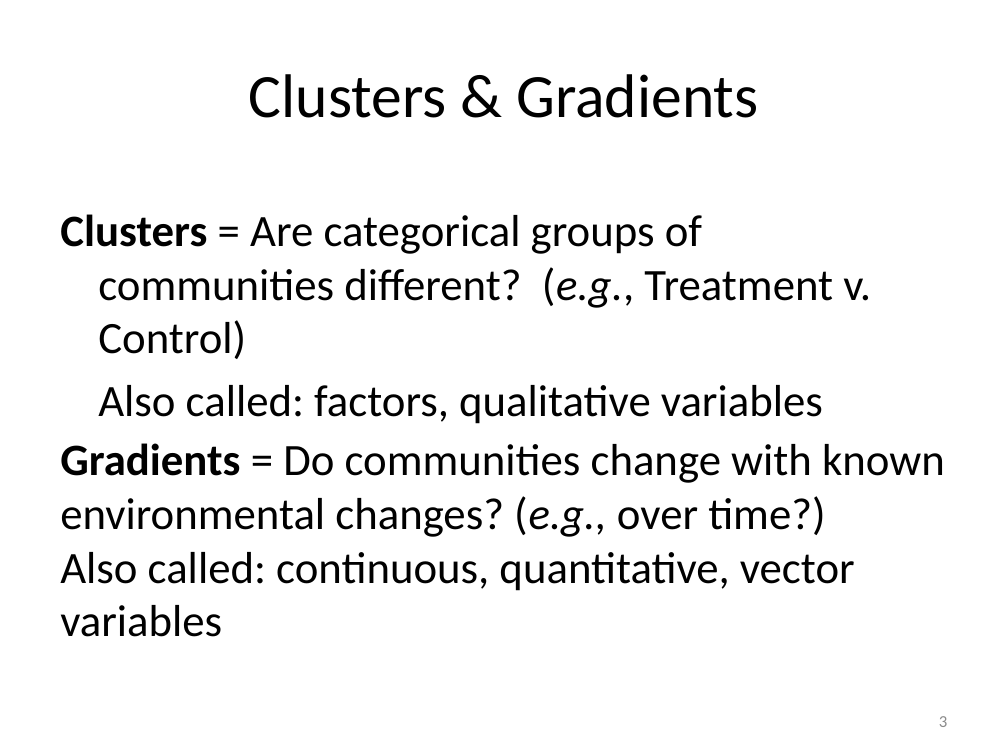
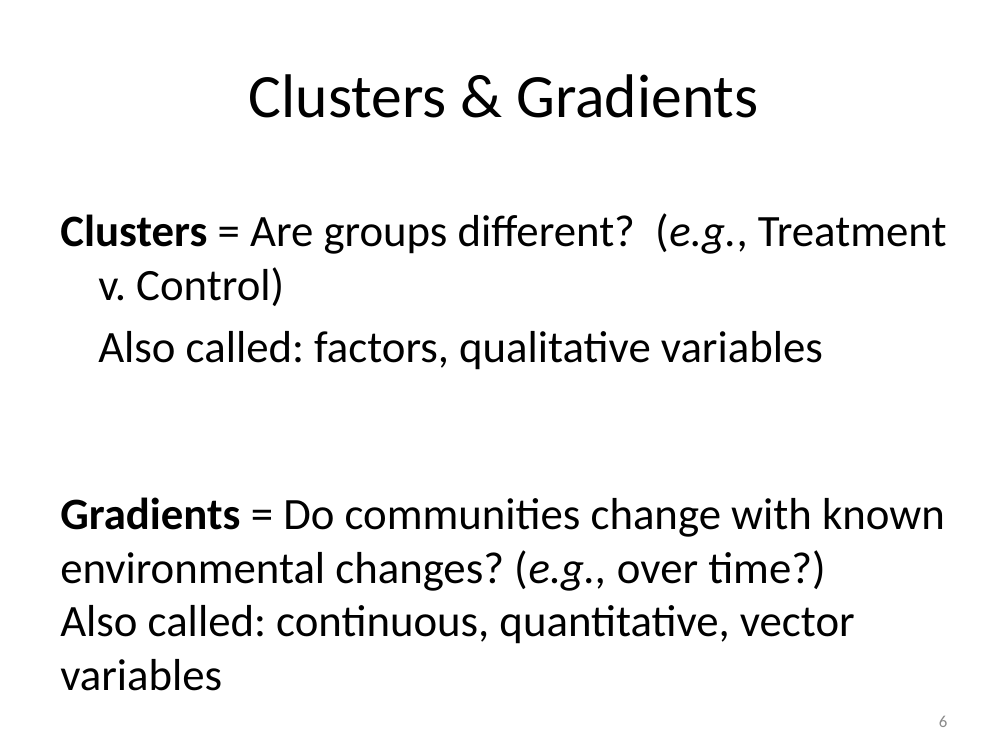
Before and after one commit to edamame-course/docs, a slide deck: slide 6 of extra/Presentations/2014-08-18-AM_Ashley_Lecture4.pptx (slide 3 before the commit). Drawn at 1008x756 pixels with LibreOffice and Linux fonts; fonts in the diff are those of the drawing. Boxes give left, top, right and bottom in pixels: in the first picture for what was removed or moved away, otherwise in the second. Text is boxed around its words. In the diff, an @@ line names an element or a change of style, - is before the commit and + after.

Commit message:
update lecture for 8-18

```diff
--- a/extra/Presentations/2014-08-18-AM_Ashley_Lecture4.pptx
+++ b/extra/Presentations/2014-08-18-AM_Ashley_Lecture4.pptx
@@ text at (60,213,947,306): text changed @@
-Clusters = Are categorical groups of communities different? (e.g., Treatment v. Control)
+Clusters = Are groups different? (e.g., Treatment v. Control)
@@ text "Gradients = Do communities change ...": place and size @@
-text "Gradients = Do communities change ..." at (60,443,945,637)
+text "Gradients = Do communities change ..." at (60,497,945,691)
@@ page number at (939,716,947,727): text changed @@
-3
+6
```
Also in this commit, not shown: 1 other slide changed, 9 slides added, 1 other file.
